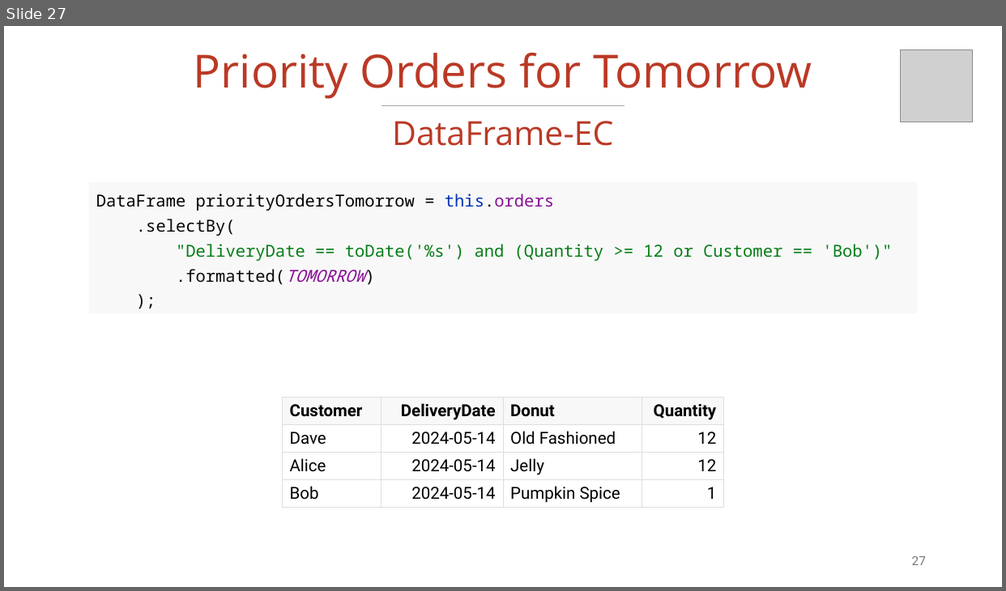
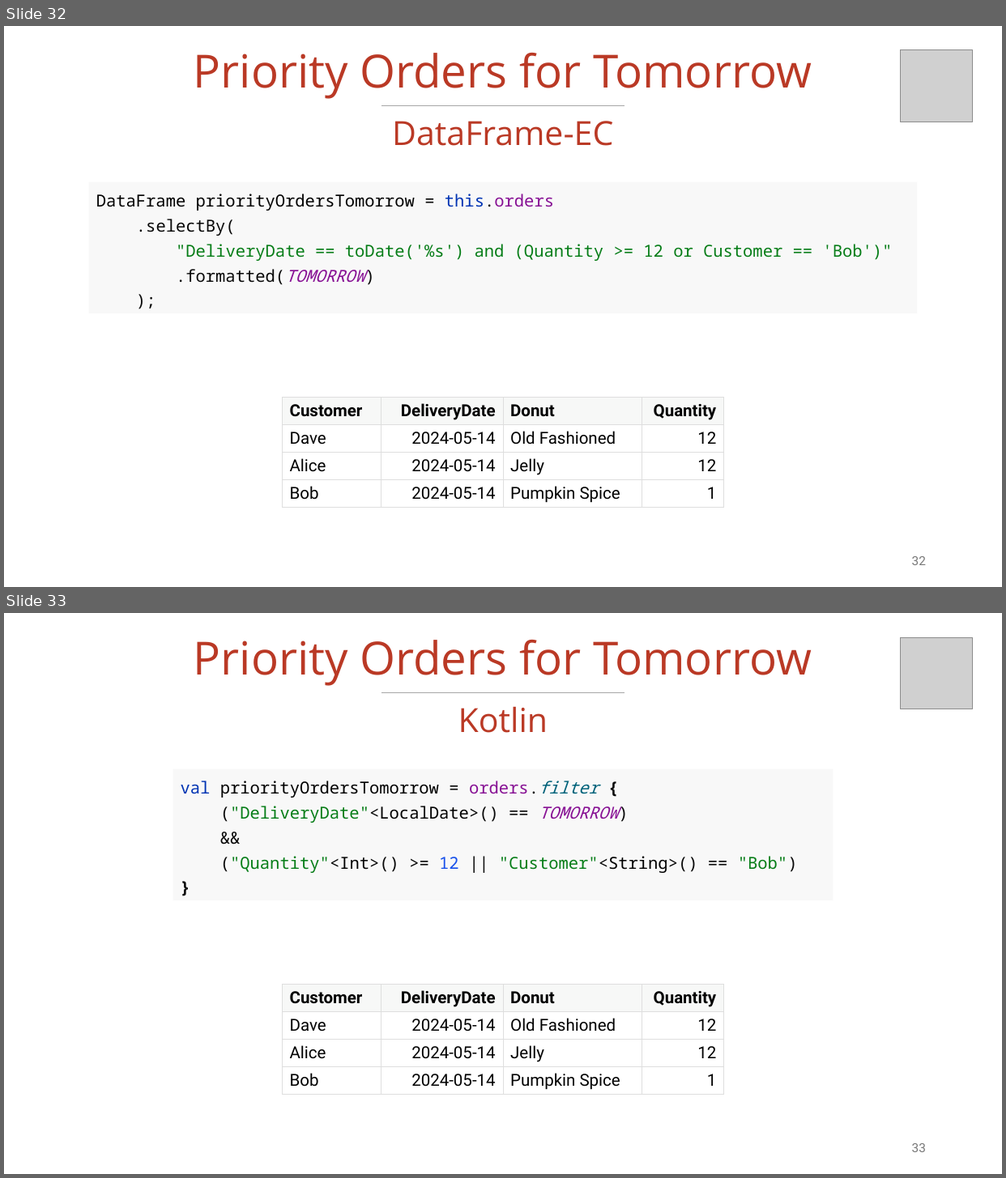
Before and after one commit to vmzakharov/missing-dataframe-talk, a slide deck: presentation/Missing_Dataframe_Long.pptx. Shown one above the other, each under a label of ours: slide 27 before the commit, slides 32 and 33 after it. The pictures are 1006x591 and 1006x1178 pixels, drawn with LibreOffice and Linux fonts; fonts in the diff are those of the drawing; grey boxes stand for pictures. Boxes give left, top, right and bottom in pixels: in the first picture for what was removed or moved away, otherwise in the second. Text is boxed around its words. In the diff, an @@ line names an element or a change of style, - is before the commit and + after.

```diff
--- a/presentation/Missing_Dataframe_Long.pptx
+++ b/presentation/Missing_Dataframe_Long.pptx
@@ slide 33 added at bbox=[4, 613, 1002, 1174], background #FFFFFF @@
@@ title added at bbox=[194, 640, 812, 686], 44 pt, text #BA3925 @@
+Priority Orders for Tomorrow
@@ picture added at bbox=[901, 637, 973, 709] @@
@@ line added from (381, 693) to (624, 693), #A6A6A6 1 pt @@
@@ text added at bbox=[458, 706, 548, 733], 32 pt, text #BA3925 @@
+Kotlin
@@ rectangle added at bbox=[173, 769, 833, 901], fill #F8F8F8, 16 pt, text #000000 @@
+val priorityOrdersTomorrow = orders.filter {
+("DeliveryDate"<LocalDate>() == TOMORROW)
+&&
+("Quantity"<Int>() >= 12 || "Customer"<String>() == "Bob")
+}
@@ table added at bbox=[283, 984, 724, 1094], 4 rows, 4 columns @@
+Customer | DeliveryDate | Donut | Quantity
+Dave | 2024-05-14 | Old Fashioned | 12
+Alice | 2024-05-14 | Jelly | 12
+Bob | 2024-05-14 | Pumpkin Spice | 1
@@ page number added at bbox=[912, 1144, 926, 1152], 12 pt, text #797979 @@
+33
@@ what was slide 27 is now slide 32 @@
@@ page number at bbox=[912, 557, 926, 565]: text changed @@
-27
+32
```
Also in this commit, not shown: 3 slides changed, 6 other slides added, 1 other file.
